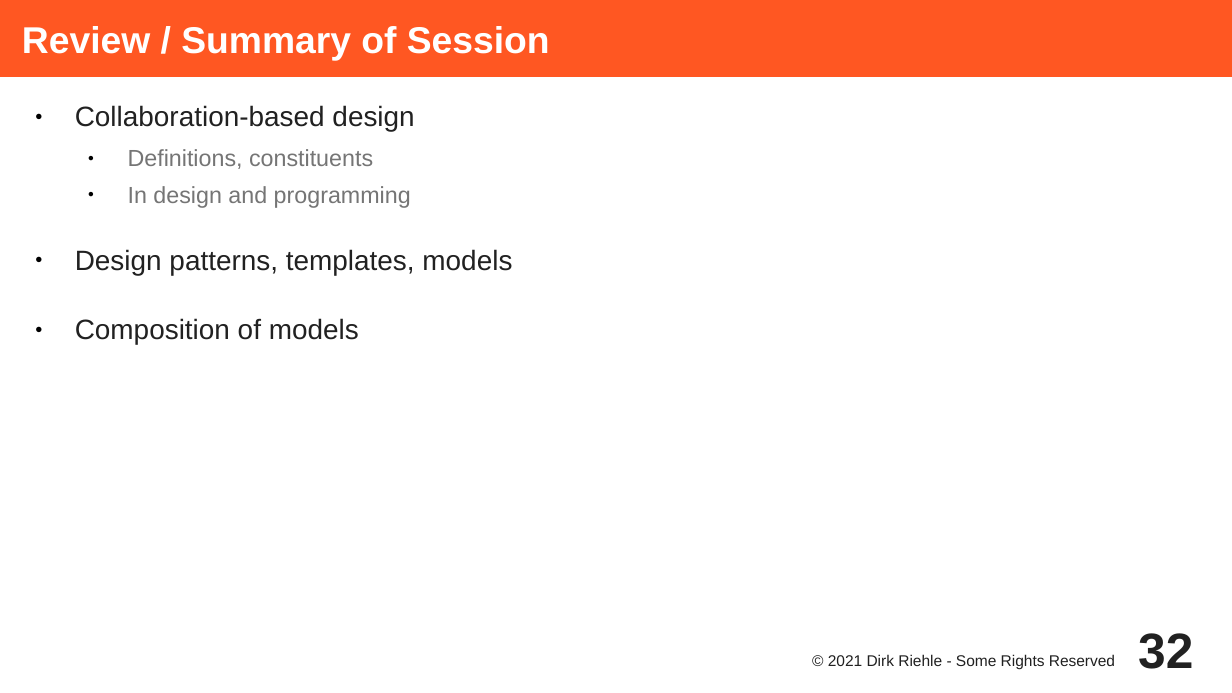
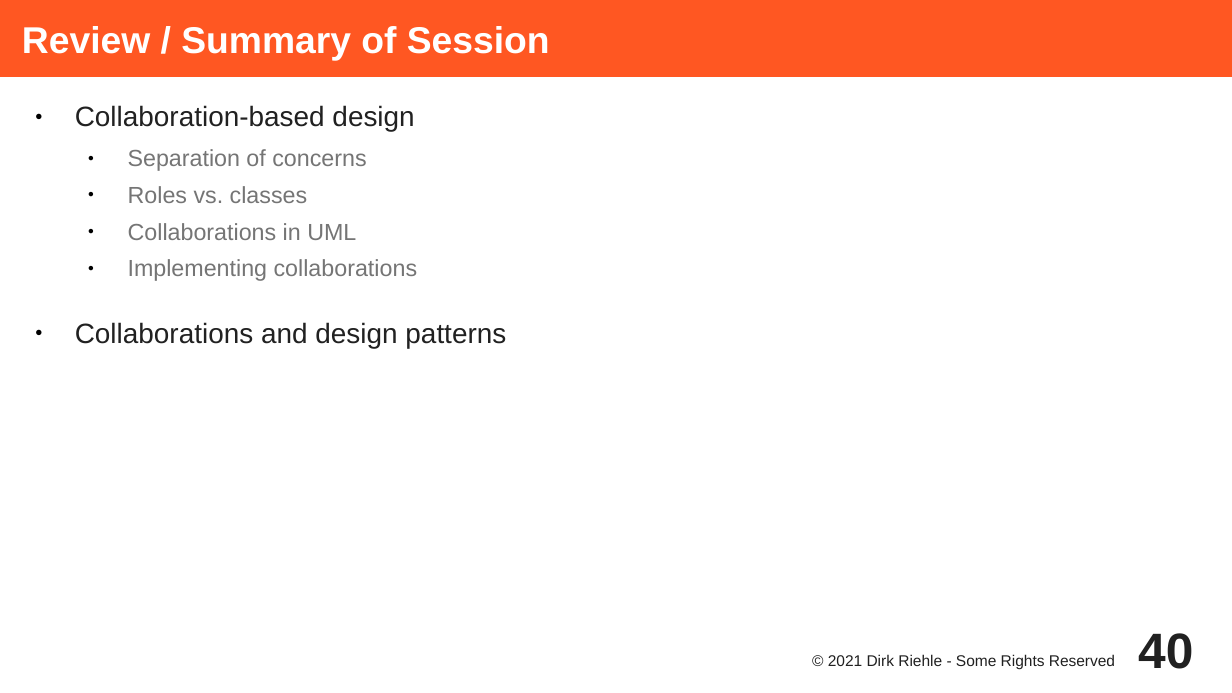
Before and after one commit to dirkriehle/adap-course, a slide deck: slide 40 of Lecture Slides/ADAP C10 - Collaboration-Based Design.odp (slide 32 before the commit). Drawn at 1232x693 pixels with LibreOffice and Linux fonts; fonts in the diff are those of the drawing. Boxes give left, top, right and bottom in pixels: in the first picture for what was removed or moved away, otherwise in the second. Text is boxed around its words. In the diff, an @@ line names an element or a change of style, - is before the commit and + after.

```diff
--- a/Lecture Slides/ADAP C10 - Collaboration-Based Design.odp
+++ b/Lecture Slides/ADAP C10 - Collaboration-Based Design.odp
@@ text at [75,149,506,348]: text changed; size 18 to 15 pt; text colour #212121 to #757575 @@
-  ● Definitions, constituents
-  ● In design and programming
-● Design patterns, templates, models
-● Composition of models
+  ● Separation of concerns
+  ● Roles vs. classes
+  ● Collaborations in UML
+  ● Implementing collaborations
+● Collaborations and design patterns
@@ page number at [1138,633,1193,669]: text changed @@
-32
+40
```
Also in this commit, not shown: 3 other slides changed, 8 slides added, 5 other files.
